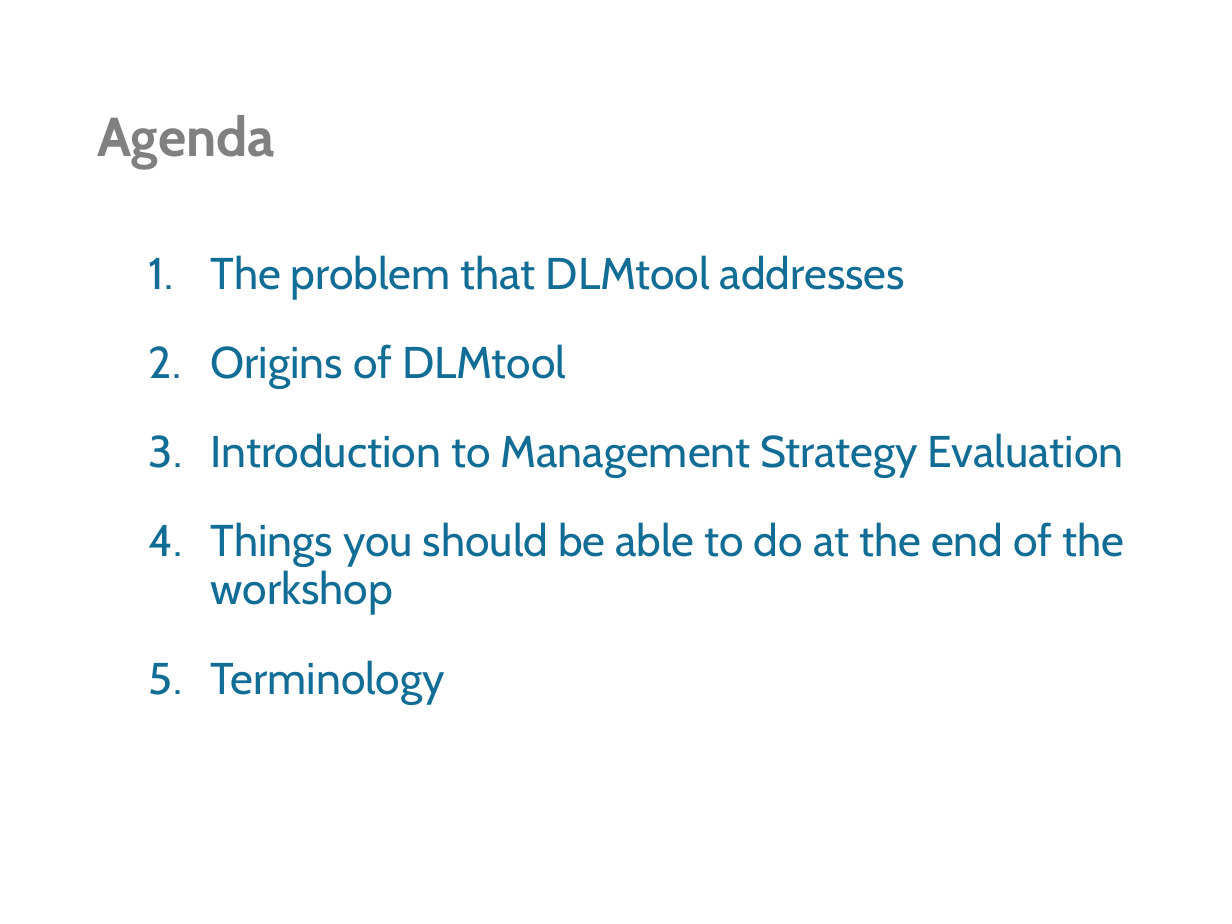
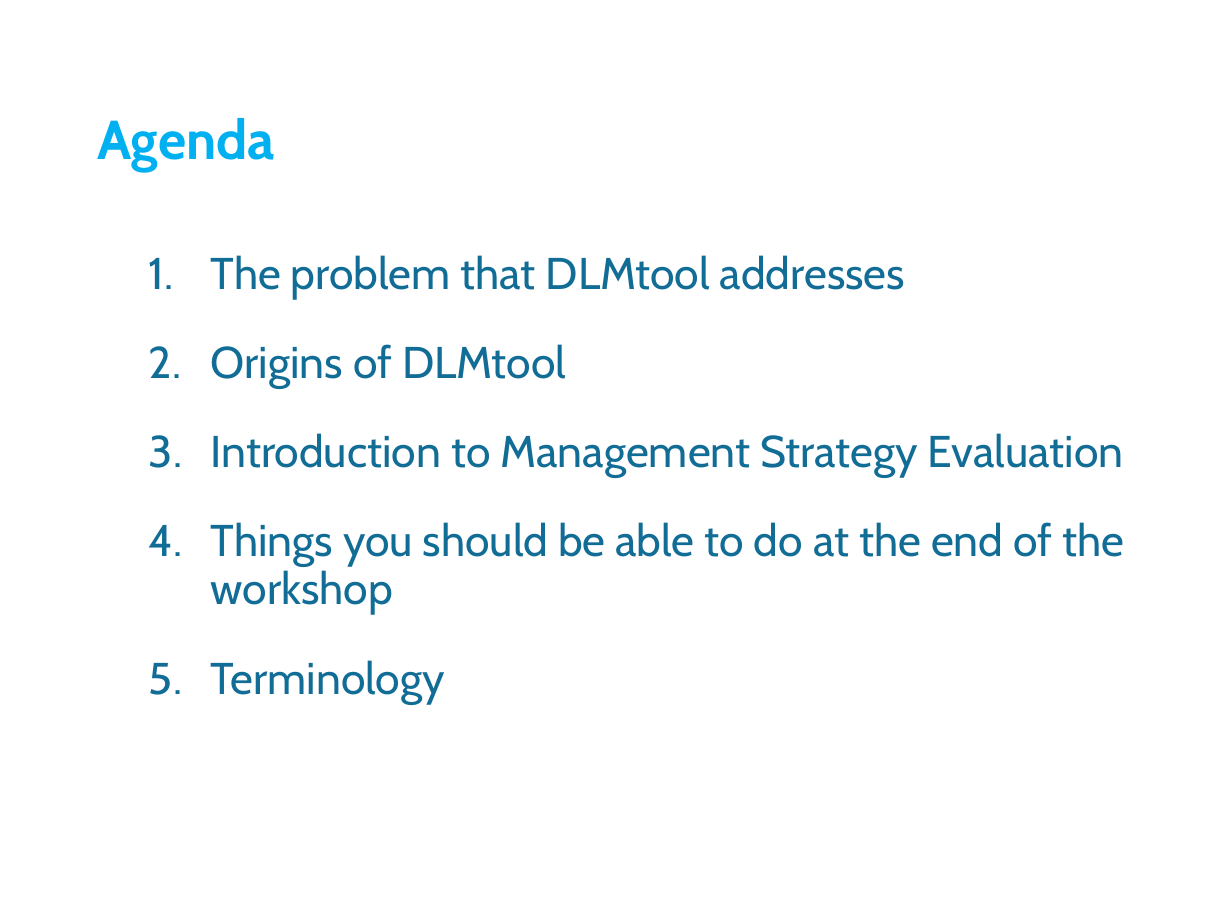
Before and after one commit to DLMtool/DLMDev, a slide deck: slide 2 of Disused code/Misc/DLM_DFO/Lectures/1 Introduction/L1b Background.pptx. Drawn at 1232x924 pixels with LibreOffice and Linux fonts; fonts in the diff are those of the drawing; background and template pictures are left out. Boxes give left, top, right and bottom in pixels: in the first picture for what was removed or moved away, otherwise in the second. Text is boxed around its words. In the diff, an @@ line names an element or a change of style, - is before the commit and + after.

```diff
--- a/Disused code/Misc/DLM_DFO/Lectures/1 Introduction/L1b Background.pptx
+++ b/Disused code/Misc/DLM_DFO/Lectures/1 Introduction/L1b Background.pptx
@@ title "Agenda" at [97, 118, 275, 172]: text colour #808080 to #00B0F0 @@
```
Also in this commit, not shown: 1 other file.
